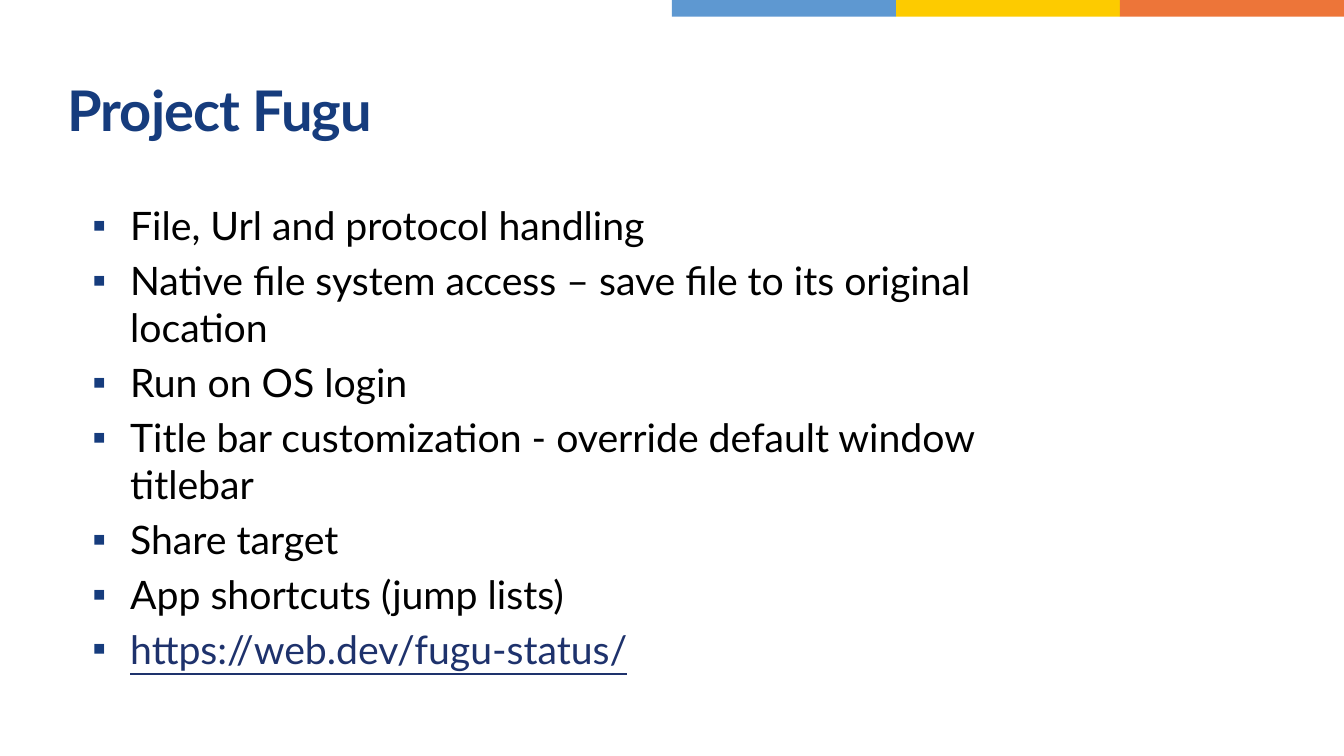
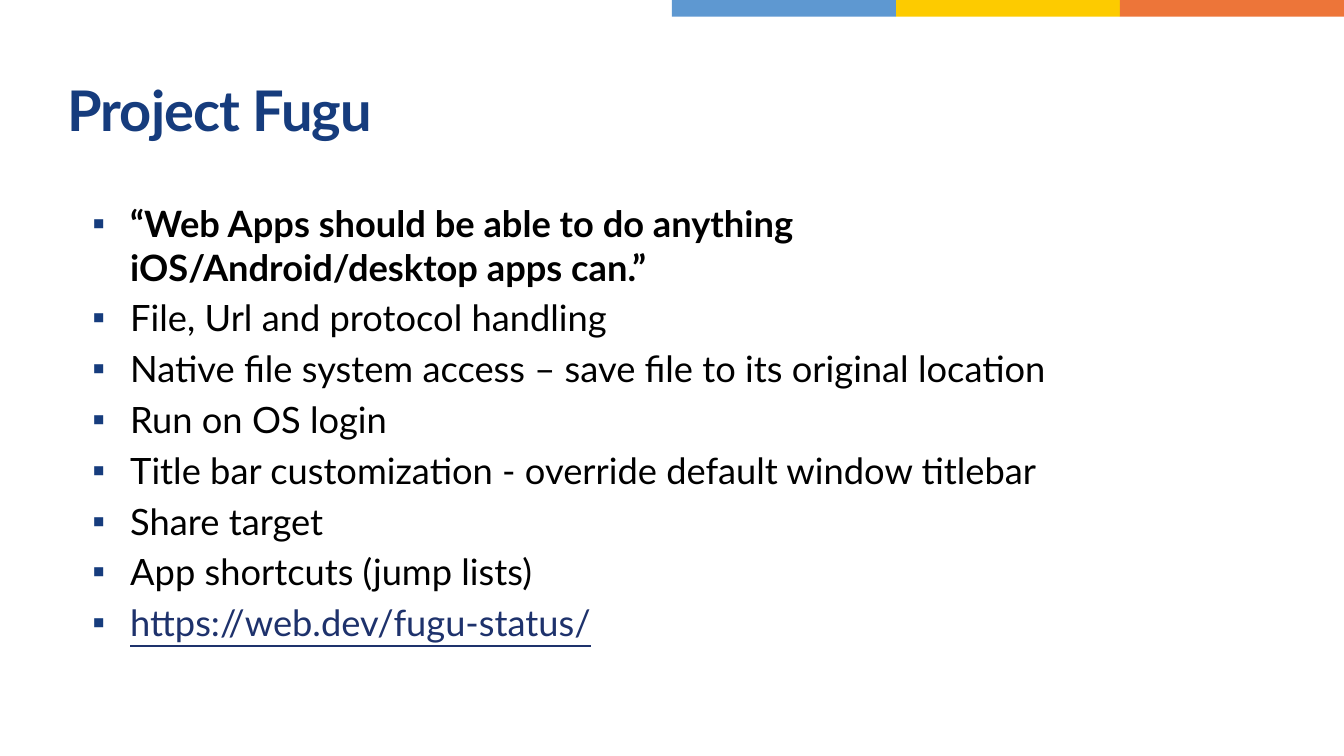
Before and after one commit to jasho/wug-blazor-pwa, a slide deck: slide 28 of WUG-Blazor-PWA.pptx. Drawn at 1344x756 pixels with LibreOffice and Linux fonts; fonts in the diff are those of the drawing. Boxes give left, top, right and bottom in pixels: in the first picture for what was removed or moved away, otherwise in the second. Text is boxed around its words. In the diff, an @@ line names an element or a change of style, - is before the commit and + after.

Commit message:
Updated presentation

```diff
--- a/WUG-Blazor-PWA.pptx
+++ b/WUG-Blazor-PWA.pptx
@@ text at (130, 209, 793, 287): paragraph added @@
+▪ “Web Apps should be able to do anything iOS/Android/desktop apps can.”
@@ text at (130, 304, 1045, 643): size 28 to 25.9 pt in "File, Url and protocol handling", "Native file system access – save file ...", "Run on OS login", "Title bar customization - override default window ..." and 3 more places @@
```
Also in this commit, not shown: 1 other slide changed.
